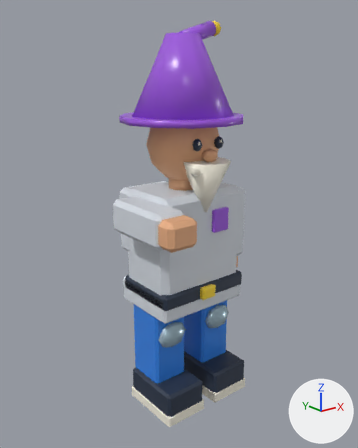
Before and after pictures for a commit that changed the Blender file art/blasters/fps_char_4.blend.
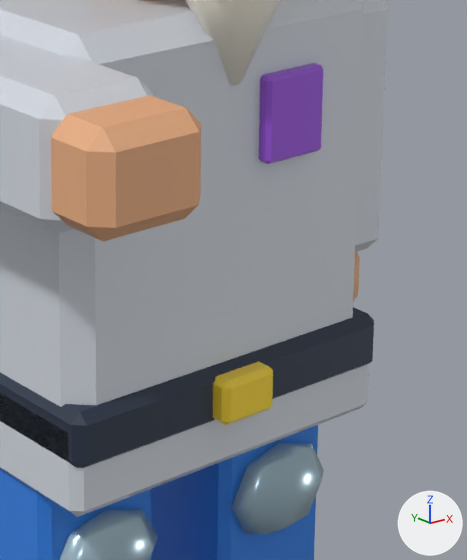
The first picture shows the older version from a 50 mm lens placed at (-1.73, -2.12, 1.95), pointed at (-0.02, 0.02, 1.1). The close-ups show the older and then the newer version on the part from 41% to 74% of the width and 42% to 75% of the height of that picture. Only the edits that show in the close-ups are written down. Lighting does not change. The marker at lower right points along +X, +Y and +Z.

Before the edit, the objects in view are built like this:
```python
me_cone_016 = bpy.data.meshes.new('Cone.016')
me_cone_016.from_pydata(...)  # an 8-sided cut cone along z (radius 0.015 at the low end, 0.135 at the high end) spanning x -0.135..0.135, y -0.315..-0.045, z 1.21..1.49
for i in [*range(0, 6), 7, 8]: me_cone_016.polygons[i].use_smooth = True
me_cone_016.materials.append(mat_vanilla_plastic)  # white #f9f5e5
me_cube_090 = bpy.data.meshes.new('Cube.090')
me_cube_090.from_pydata(...)  # 24 vertices, 26 faces; spans x -0.295..0.295, y -0.207..0.198, z 0.7..0.79
me_cube_090.materials.append(mat_ink_navy)  # dark blue #293548
me_cube_091 = bpy.data.meshes.new('Cube.091')
me_cube_091.from_pydata(...)  # 24 vertices, 26 faces; spans x -0.05..0.05, y -0.236..-0.196, z 0.71..0.78
me_cube_091.materials.append(mat_lemon)  # yellow #ffdd3c
ob_beard = bpy.data.objects.new('Beard', me_cone_016)
ob_beard.location = (0.0, 0.0, 0.0)
ob_belt = bpy.data.objects.new('Belt', me_cube_090)
ob_belt.location = (0.0, 0.0, 0.0)
ob_buckle = bpy.data.objects.new('Buckle', me_cube_091)
ob_buckle.location = (0.0, 0.0, 0.0)
# also in view: 'leg_r' at (-0.17, -0.06, 0.34); 'right_hand' at (-0.33, -0.36, 1.2); 'arm_l' at (0.33, 0.01, 0.98); 'Torso' at (0.0, 0.0, 1.02); 'Right sleeve' at (-0.33, -0.11, 1.2)
```
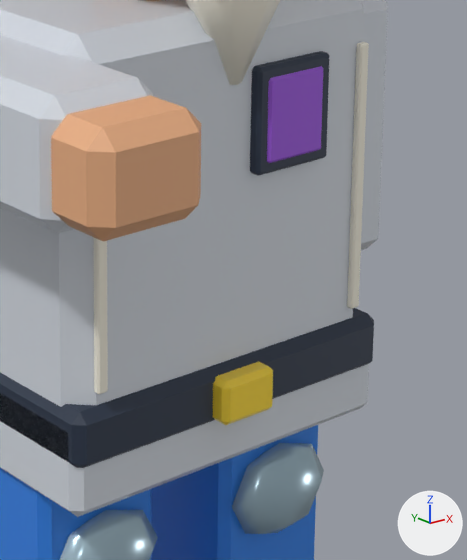
Changed parts and their boxes (x1, y1, x2, y2) in the close-ups (467 x 560 px):
'Badge frame', added (dark blue)
    after: (250, 51, 329, 176)
'Torso piping.001', added
    after: (347, 42, 369, 309)
'Torso piping', added
    after: (93, 237, 108, 394)

The change, as a diff of the scene's bpy script:
```diff
--- a/art/blasters/fps_char_4.blend.py
+++ b/art/blasters/fps_char_4.blend.py
@@ me_cube_119 @@
+me_cube_119.from_pydata(...)  # 24 vertices, 26 faces; spans x 0.03..0.17, y -0.208..-0.184, z 1.07..1.23
+me_cube_119.materials.append(mat_ink_navy)  # dark blue #293548
@@ me_cube_118 @@
+me_cube_118.from_pydata(...)  # 24 vertices, 26 faces; spans x 0.236..0.254, y -0.201..-0.189, z 0.81..1.23
+me_cube_118.materials.append(mat_vanilla_plastic)  # white #f9f5e5
@@ me_cube_117 @@
+me_cube_117.from_pydata(...)  # 24 vertices, 26 faces; spans x -0.254..-0.236, y -0.201..-0.189, z 0.81..1.23
+me_cube_117.materials.append(mat_vanilla_plastic)  # white #f9f5e5
@@ ob_badge_frame @@
+ob_badge_frame = bpy.data.objects.new('Badge frame', me_cube_119)
+ob_badge_frame.location = (0.0, 0.0, 0.0)
@@ ob_torso_piping_001 @@
+ob_torso_piping_001 = bpy.data.objects.new('Torso piping.001', me_cube_118)
+ob_torso_piping_001.location = (0.0, 0.0, 0.0)
@@ ob_torso_piping @@
+ob_torso_piping = bpy.data.objects.new('Torso piping', me_cube_117)
+ob_torso_piping.location = (0.0, 0.0, 0.0)
```
